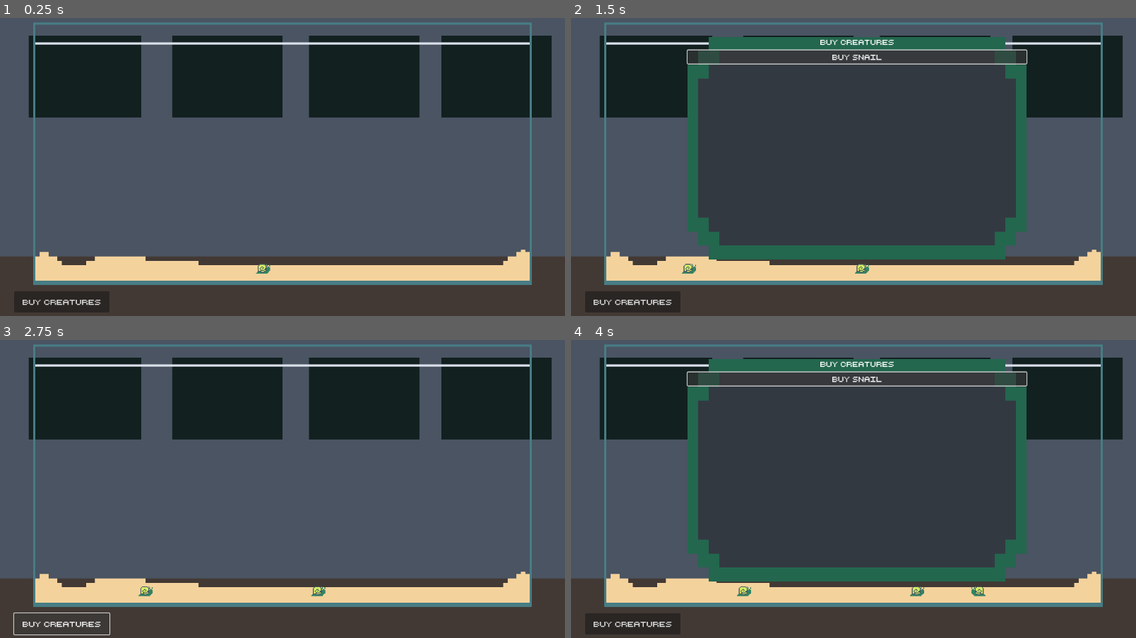
Above: before the commit, frames 1-4 (two rows, left to right).
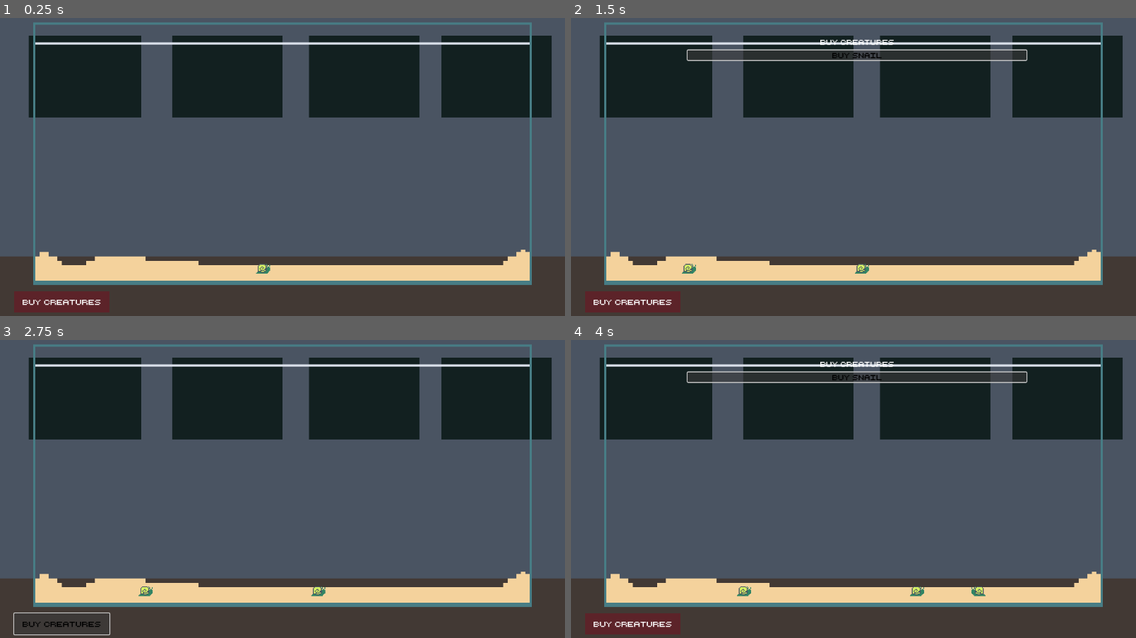
Above: after the commit, the same moments.

Repository: adrientremblay/ld56
Game: Godot game, scene res://scenes/game_screen.tscn
The game is run twice, just before and just after one commit, with the same random seed, the same clock (stepped at 60 frames per second) and the same inputs.
Inputs:
- Up to frame 1 (0.25 s): no input
- Up to frame 2 (1.5 s): click "Buy Creatures" at 0.5 s; click "buy snail" at 1.25 s
- Up to frame 3 (2.75 s): click "Buy Creatures" at 2 s
- Up to frame 4 (4 s): click "Buy Creatures" at 2.75 s; click "buy snail" at 3.5 s

The runs differ from the first frame. In frame 1, 1.2% of the frame differs, in the area x 2-20%, y 91-99%; in frame 2, 43%, in the area x 2-81%, y 6-99%; in frame 3, 0.2%; in frame 4, 43%.

Commit message:
Messing around with color

Diff:
--- a/ui_theme.tres
+++ b/ui_theme.tres
@@ -1,12 +1,38 @@
-[gd_resource type="Theme" load_steps=4 format=3 uid="uid://c2g25n7qed5wq"]
+[gd_resource type="Theme" load_steps=5 format=3 uid="uid://c2g25n7qed5wq"]
 
-[ext_resource type="Texture2D" uid="uid://bp5rwrmhykj1k" path="res://assets/art/button_icon.png" id="1_l6u1x"]
 [ext_resource type="FontFile" uid="uid://by24cqyfhmq4a" path="res://assets/fonts/retro_computer_personal_use.ttf" id="2_jhybk"]
 
+[sub_resource type="StyleBoxFlat" id="StyleBoxFlat_fwgg8"]
+bg_color = Color(0.529546, 0, 0.09768, 0.384314)
+
+[sub_resource type="StyleBoxEmpty" id="StyleBoxEmpty_63r7p"]
+
 [sub_resource type="StyleBoxTexture" id="StyleBoxTexture_fwgit"]
-texture = ExtResource("1_l6u1x")
 
 [resource]
 default_font = ExtResource("2_jhybk")
-Panel/styles/panel = null
+Button/colors/font_color = Color(1, 1, 1, 1)
+Button/colors/font_disabled_color = Color(0, 0, 0, 1)
+Button/colors/font_focus_color = Color(0, 0, 0, 1)
+Button/colors/font_hover_color = Color(0, 0, 0, 1)
+Button/colors/font_hover_pressed_color = Color(0, 0, 0, 1)
+Button/colors/font_outline_color = Color(0, 0, 0, 1)
+Button/colors/font_pressed_color = Color(0, 0, 0, 1)
+Button/colors/icon_disabled_color = Color(0, 0, 0, 1)
+Button/colors/icon_focus_color = Color(0, 0, 0, 1)
+Button/colors/icon_hover_color = Color(0, 0, 0, 1)
+Button/colors/icon_hover_pressed_color = Color(0, 0, 0, 1)
+Button/colors/icon_normal_color = Color(0, 0, 0, 1)
+Button/colors/icon_pressed_color = Color(0, 0, 0, 1)
+Button/constants/h_separation = 0
+Button/constants/icon_max_width = 0
+Button/constants/outline_size = 0
+Button/font_sizes/font_size = 16
+Button/fonts/font = ExtResource("2_jhybk")
+Button/styles/disabled = null
+Button/styles/focus = null
+Button/styles/hover = null
+Button/styles/normal = SubResource("StyleBoxFlat_fwgg8")
+Button/styles/pressed = null
+Panel/styles/panel = SubResource("StyleBoxEmpty_63r7p")
 PanelContainer/styles/panel = SubResource("StyleBoxTexture_fwgit")
